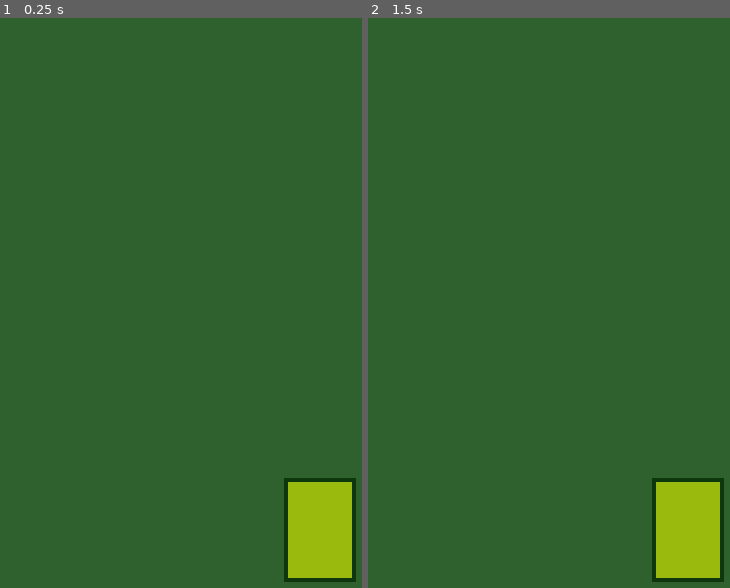
Above: before the commit, frames 1-2 (left to right).
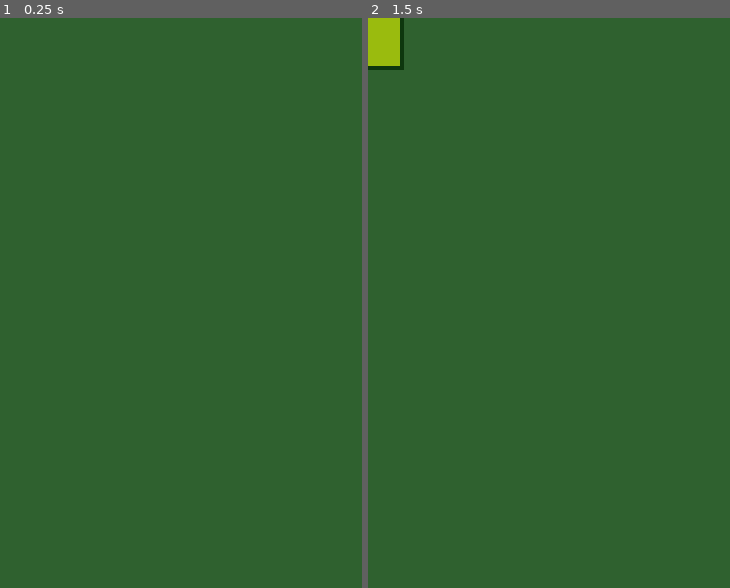
Above: after the commit, the same moments.

Repository: ItsSeaJay/gbjam6
Game: Godot game, scene res://Scenes/Battle.tscn
Two runs of this game, one before a commit and one after it. Both use one fixed random seed, a clock stepped at 60 frames per second and the inputs below.
Inputs:
- Up to frame 1 (0.25 s): no input
- Up to frame 2 (1.5 s): tap Enter at 0.5 s; tap Space (ui_select) at 0.6, 0.77, 1.07, 1.25, 1.35 s

The runs differ from the first frame. In frame 1, 3.6% of the frame differs, in the area x 78-99%, y 80-99%; in frame 2, 4.5%, in the area x 0-99%, y 0-99%.
Error after the commit: Parse Error: The method "set_pos" isn't declared in the current class. (res://Scripts/Card.gd:7)

Commit message:
Players can now draw cards into their hands

Diff:
--- a/Scenes/Battle.tscn
+++ b/Scenes/Battle.tscn
@@ -1,22 +1,17 @@
-[gd_scene load_steps=5 format=2]
+[gd_scene load_steps=4 format=2]
 
 [ext_resource path="res://Scripts/Battle.gd" type="Script" id=1]
 [ext_resource path="res://Scenes/Player.tscn" type="PackedScene" id=2]
-[ext_resource path="res://Textures/card.png" type="Texture" id=3]
-[ext_resource path="res://Materials/PaletteSwap.tres" type="Material" id=4]
+[ext_resource path="res://Materials/PaletteSwap.tres" type="Material" id=3]
 
-[node name="Battle" type="Node" index="0"]
+[node name="Battle" type="Node"]
 
 script = ExtResource( 1 )
 _sections_unfolded = [ "Pause" ]
 
 [node name="Player" parent="." index="0" instance=ExtResource( 2 )]
 
-[node name="Sprite" type="Sprite" parent="." index="1"]
-
-position = Vector2( 80, 128 )
-texture = ExtResource( 3 )
-_sections_unfolded = [ "Offset", "Transform" ]
+[node name="Opponent" parent="." index="1" instance=ExtResource( 2 )]
 
 [node name="Control" type="Control" parent="." index="2"]
 
--- /dev/null
+++ b/Scenes/Card.tscn
@@ -0,0 +1,12 @@
+[gd_scene load_steps=3 format=2]
+
+[ext_resource path="res://Scripts/Card.gd" type="Script" id=1]
+[ext_resource path="res://Textures/card.png" type="Texture" id=2]
+
+[node name="Card" type="Node2D" index="0"]
+
+script = ExtResource( 1 )
+
+[node name="Sprite" type="Sprite" parent="." index="0"]
+
+texture = ExtResource( 2 )
--- a/Scenes/Player.tscn
+++ b/Scenes/Player.tscn
@@ -1,5 +1,9 @@
-[gd_scene format=2]
+[gd_scene load_steps=2 format=2]
+
+[ext_resource path="res://Scripts/Hand.gd" type="Script" id=1]
 
 [node name="Player" type="Node"]
 
 [node name="Hand" type="Node2D" parent="." index="0"]
+
+script = ExtResource( 1 )
--- /dev/null
+++ b/Scripts/Card.gd
@@ -0,0 +1,7 @@
+extends Node2D
+
+func _ready():
+	pass
+
+func _process(delta):
+	set_pos(32, 32)
--- /dev/null
+++ b/Scripts/Hand.gd
@@ -0,0 +1,14 @@
+extends Node2D
+
+var card = load("res://Scenes/Card.tscn")
+
+func _ready():
+	pass
+
+func _process(delta):
+	if Input.is_action_just_pressed("ui_select"):
+		self.draw()
+
+func draw():
+	var instance = card.instance()
+	add_child(instance)
Not shown: 1 places in Scenes/Battle.tscn that only renumber resources
